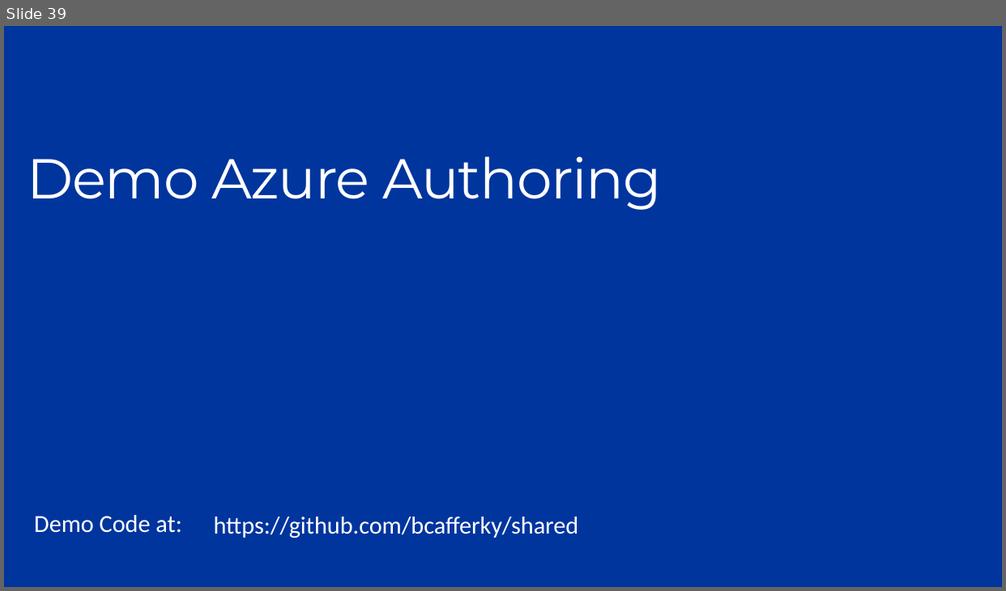
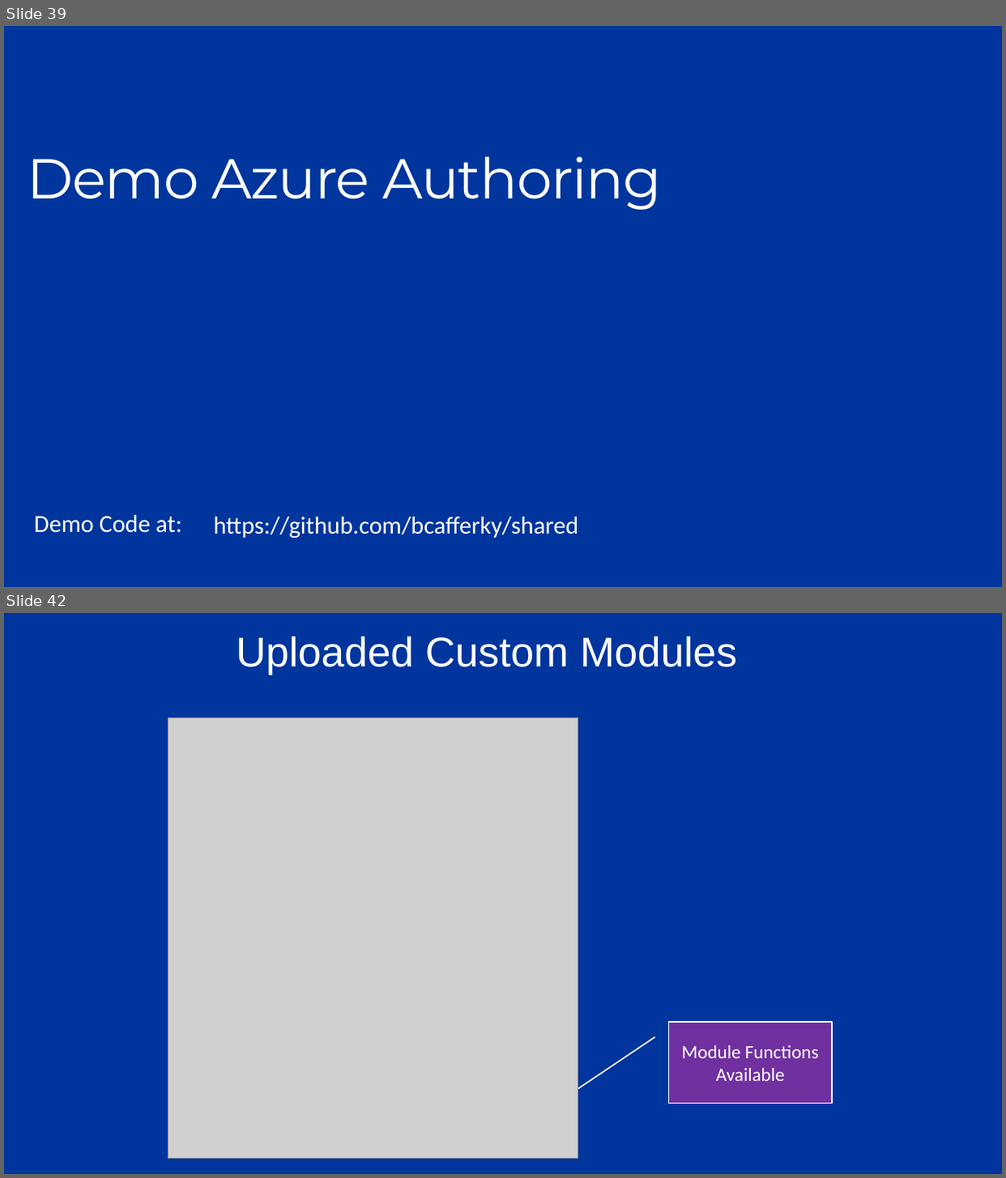
Before and after one commit to bcafferky/shared, a slide deck: FullAutomationWithPowerShell/PowerShellAzureFullAuto.pptx. Shown one above the other, each under a label of ours: slide 39 before the commit, slides 39 and 42 after it; the slides between them are not shown. The pictures are 1006x591 and 1006x1178 pixels, drawn with LibreOffice and Linux fonts; fonts in the diff are those of the drawing; grey boxes stand for pictures. Boxes give left, top, right and bottom in pixels: in the first picture for what was removed or moved away, otherwise in the second. Text is boxed around its words. In the diff, an @@ line names an element or a change of style, - is before the commit and + after.

```diff
--- a/FullAutomationWithPowerShell/PowerShellAzureFullAuto.pptx
+++ b/FullAutomationWithPowerShell/PowerShellAzureFullAuto.pptx
@@ slide 42 added at [4,613,1002,1174], background #00359E @@
@@ text added at [236,636,737,675], 40 pt, text #FFFFFF @@
+Uploaded Custom Modules
@@ picture added at [168,717,578,1160] @@
@@ border callout added at [669,1023,832,1104], fill #7030A0, outline #FFFFFF 1.25 pt, 18 pt, text #FFFFFF @@
+Module Functions Available
```
Also in this commit, not shown: 4 slides changed, 2 other slides added, 1 slide removed, 7 other files.
